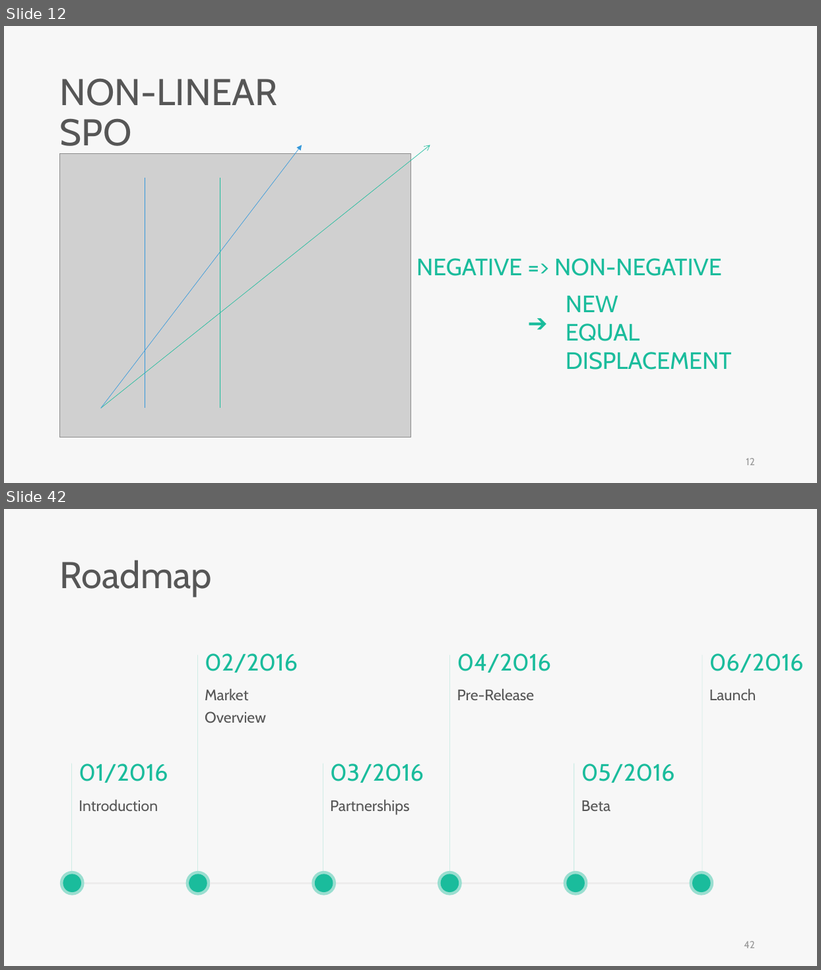
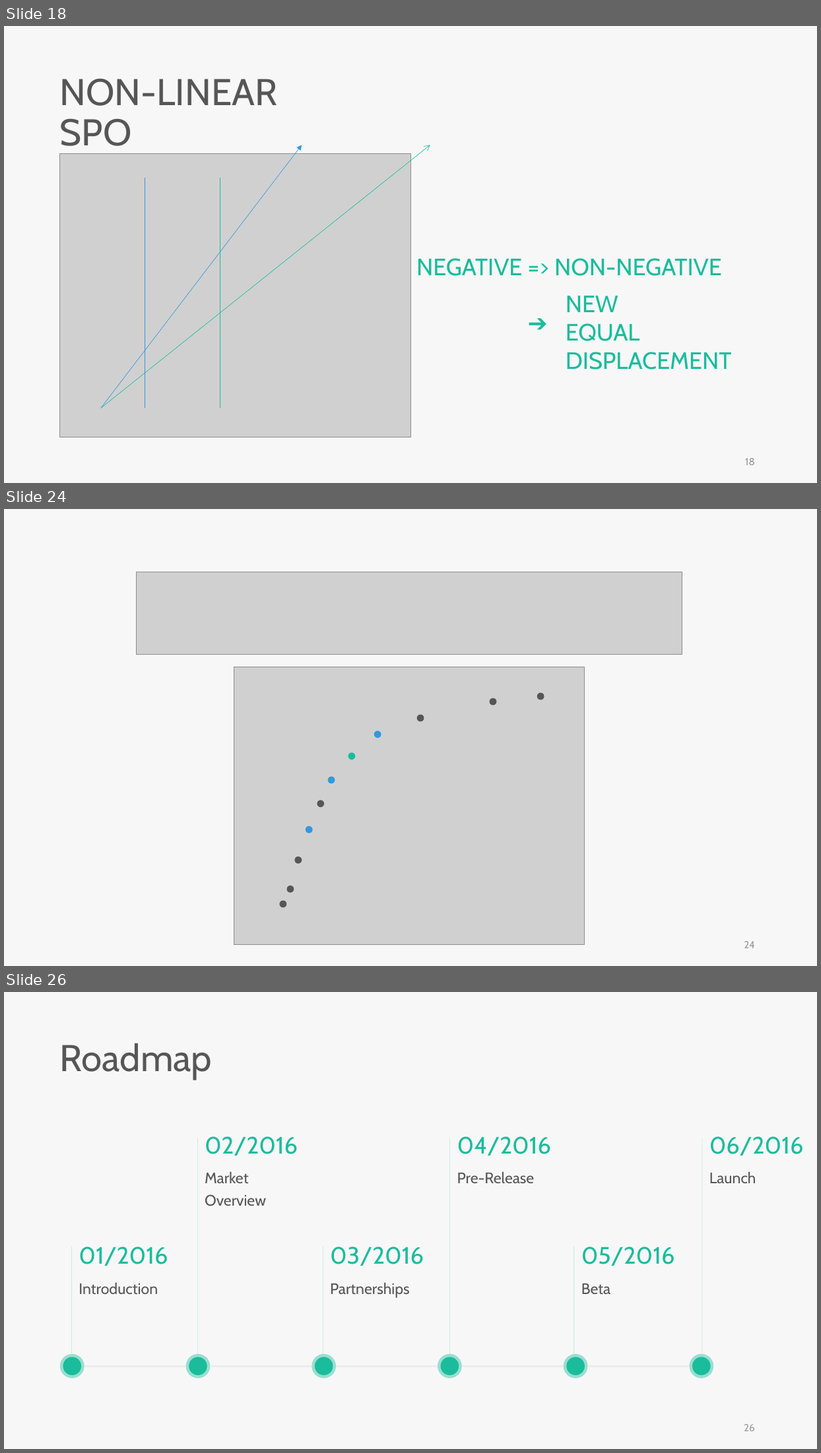
Before and after one commit to skyran1278/VbaProject, a slide deck: 20180126_SmartSplice/20180901_Meeting/Incremental dynamic analysis.pptx. Shown one above the other, each under a label of ours: slides 12 and 42 before the commit, slides 18, 24 and 26 after it; the slides between them are not shown. The pictures are 821x970 and 821x1453 pixels, drawn with LibreOffice and Linux fonts; fonts in the diff are those of the drawing; grey boxes stand for pictures. Boxes give left, top, right and bottom in pixels: in the first picture for what was removed or moved away, otherwise in the second. Text is boxed around its words. In the diff, an @@ line names an element or a change of style, - is before the commit and + after.

```diff
--- a/20180126_SmartSplice/20180901_Meeting/Incremental dynamic analysis.pptx
+++ b/20180126_SmartSplice/20180901_Meeting/Incremental dynamic analysis.pptx
@@ slide 24 added at (x1=4, y1=509, x2=817, y2=966), background #F7F7F7 @@
@@ picture added at (x1=137, y1=572, x2=682, y2=655) @@
@@ picture added at (x1=234, y1=667, x2=585, y2=945) @@
@@ ellipse added at (x1=490, y1=698, x2=497, y2=706), fill #565656 @@
@@ ellipse added at (x1=537, y1=692, x2=545, y2=700), fill #565656 @@
@@ ellipse added at (x1=417, y1=714, x2=424, y2=722), fill #565656 @@
@@ ellipse added at (x1=374, y1=731, x2=382, y2=739), fill #3498DB @@
@@ ellipse added at (x1=348, y1=753, x2=355, y2=760), fill #1ABC9C @@
@@ ellipse added at (x1=328, y1=777, x2=335, y2=784), fill #3498DB @@
@@ ellipse added at (x1=317, y1=801, x2=324, y2=808), fill #565656 @@
@@ ellipse added at (x1=306, y1=826, x2=313, y2=834), fill #3498DB @@
@@ ellipse added at (x1=295, y1=857, x2=302, y2=864), fill #565656 @@
@@ ellipse added at (x1=280, y1=900, x2=287, y2=908), fill #565656 @@
@@ ellipse added at (x1=287, y1=886, x2=294, y2=893), fill #565656 @@
@@ page number added at (x1=744, y1=941, x2=755, y2=949), 12 pt, text #9A9A9A @@
+24
@@ what was slide 12 is now slide 18 @@
@@ page number at (x1=745, y1=458, x2=755, y2=466): text changed @@
-12
+18
@@ what was slide 42 is now slide 26 @@
@@ page number at (x1=744, y1=1424, x2=755, y2=1432): text changed @@
-42
+26
```
Also in this commit, not shown: 4 slides changed, 13 other slides added, 1 other file.
